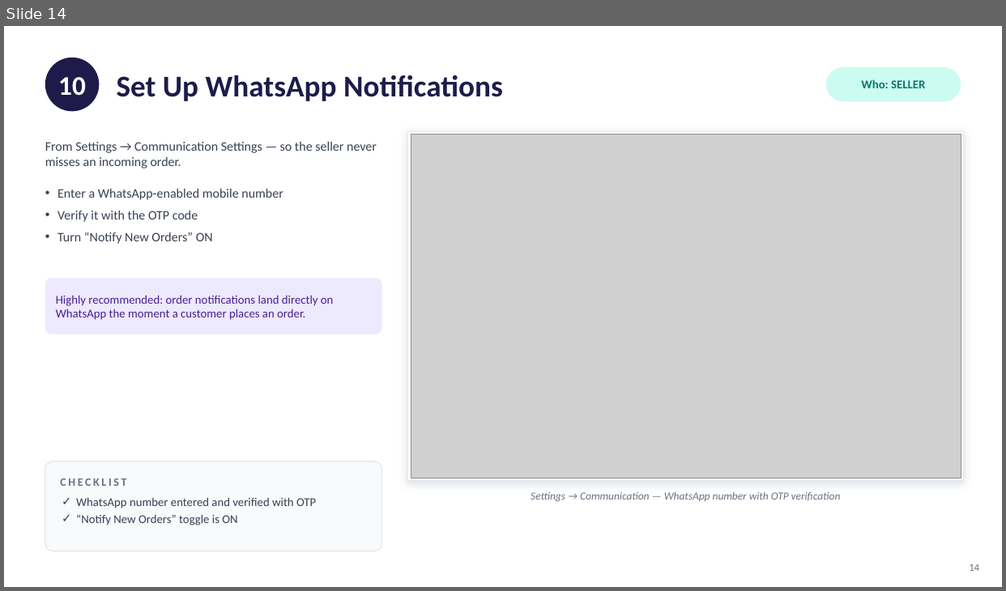
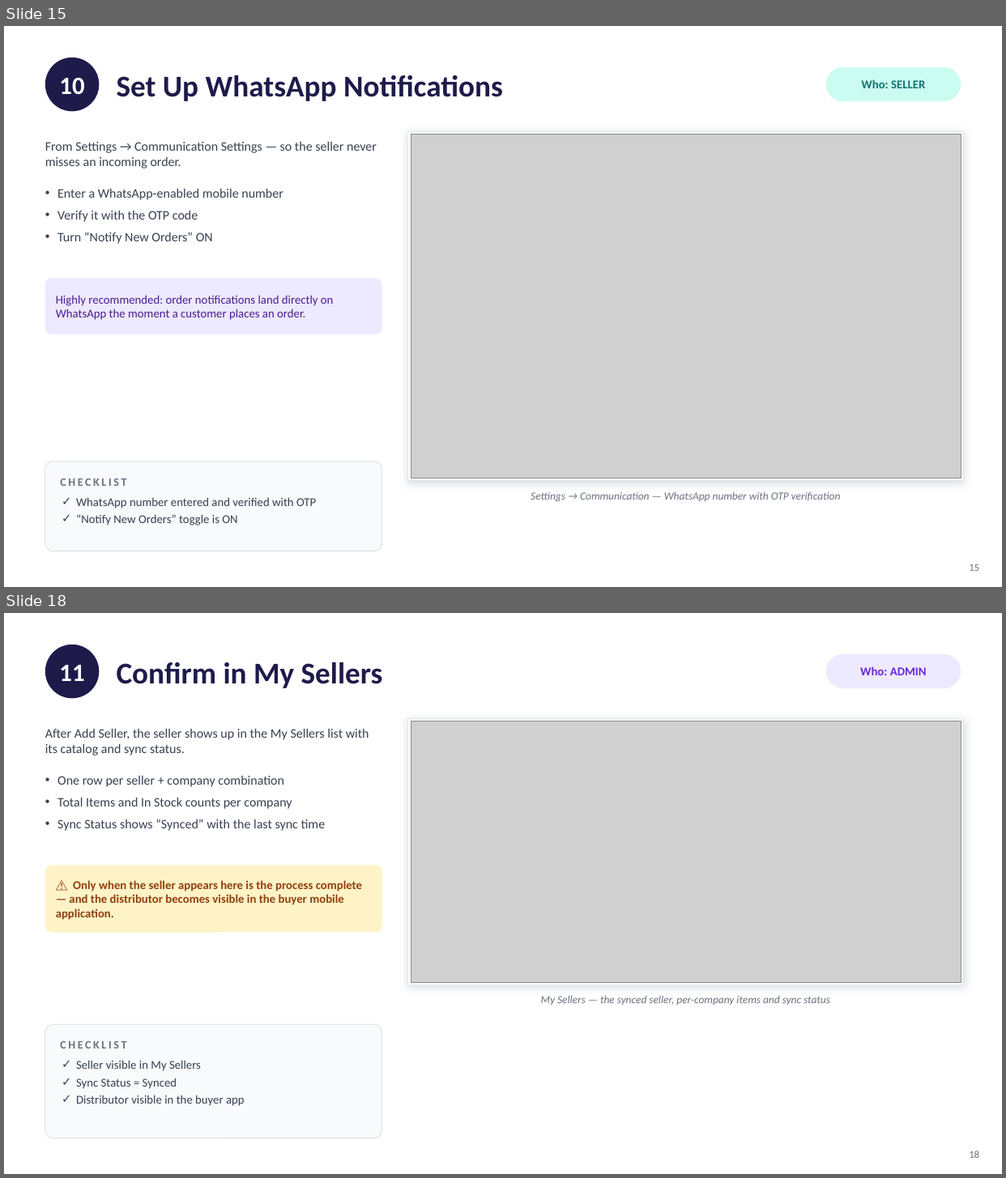
Before and after one commit to qwipo-product/ONDC-Seller-Store, a slide deck: Seller-Onboarding-to-Buyer-App-Visibility.pptx. Shown one above the other, each under a label of ours: slide 14 before the commit, slides 15 and 18 after it; the slides between them are not shown. The pictures are 1006x591 and 1006x1178 pixels, drawn with LibreOffice and Linux fonts; fonts in the diff are those of the drawing; grey boxes stand for pictures. Boxes give left, top, right and bottom in pixels: in the first picture for what was removed or moved away, otherwise in the second. Text is boxed around its words. In the diff, an @@ line names an element or a change of style, - is before the commit and + after.

```diff
--- a/Seller-Onboarding-to-Buyer-App-Visibility.pptx
+++ b/Seller-Onboarding-to-Buyer-App-Visibility.pptx
@@ slide 18 added at (x1=4, y1=613, x2=1002, y2=1174), background #FFFFFF @@
@@ ellipse added at (x1=45, y1=645, x2=99, y2=698), fill #1E1B4B @@
@@ rounded rectangle added at (x1=826, y1=654, x2=961, y2=688), fill #EDE9FE @@
@@ text added at (x1=59, y1=665, x2=84, y2=681), 24 pt, text #FFFFFF, bold @@
+11
@@ text added at (x1=117, y1=662, x2=383, y2=688), 29 pt, text #1E1B4B, bold @@
+Confirm in My Sellers
@@ text added at (x1=860, y1=666, x2=927, y2=675), 11.5 pt, text #6D28D9, bold @@
+Who: ADMIN
@@ text added at (x1=45, y1=729, x2=369, y2=756), 12.5 pt, text #374151 @@
+After Add Seller, the seller shows up in the My Sellers list with its catalog and sync status.
@@ rectangle added at (x1=407, y1=718, x2=964, y2=986), fill #FFFFFF, outline #E5E7EB 1 pt @@
@@ picture added at (x1=411, y1=722, x2=961, y2=983) @@
@@ text added at (x1=57, y1=776, x2=326, y2=831), 12.5 pt, text #374151 @@
+• One row per seller + company combination
+• Total Items and In Stock counts per company
+• Sync Status shows “Synced” with the last sync time
@@ rounded rectangle added at (x1=45, y1=865, x2=382, y2=933), fill #FEF3C7 @@
@@ text added at (x1=56, y1=880, x2=362, y2=920), 11.5 pt, text #92400E, bold @@
+⚠ Only when the seller appears here is the process complete — and the distributor becomes visible in the buyer mobile application.
@@ text added at (x1=541, y1=995, x2=830, y2=1005), 10.5 pt, text #6B7280, italic @@
+My Sellers — the synced seller, per-company items and sync status
@@ rounded rectangle added at (x1=45, y1=1024, x2=382, y2=1139), fill #F8FAFC, outline #E5E7EB 1 pt @@
@@ text added at (x1=60, y1=1041, x2=126, y2=1049), 11 pt, text #6B7280, bold @@
+CHECKLIST
@@ text added at (x1=76, y1=1060, x2=245, y2=1106), 11.5 pt, text #374151 @@
+✓ Seller visible in My Sellers
+✓ Sync Status = Synced
+✓ Distributor visible in the buyer app
@@ text added at (x1=969, y1=1151, x2=979, y2=1158), 10 pt, text #6B7280 @@
+18
@@ what was slide 14 is now slide 15 @@
@@ slide 15 changed as well @@
@@ text "10" at (x1=59, y1=78, x2=84, y2=95): size 26 to 24 pt @@
@@ text at (x1=969, y1=565, x2=979, y2=571): text changed @@
-14
+15
```
Also in this commit, not shown: 16 other slides changed, 5 other slides added, 8 other files.
